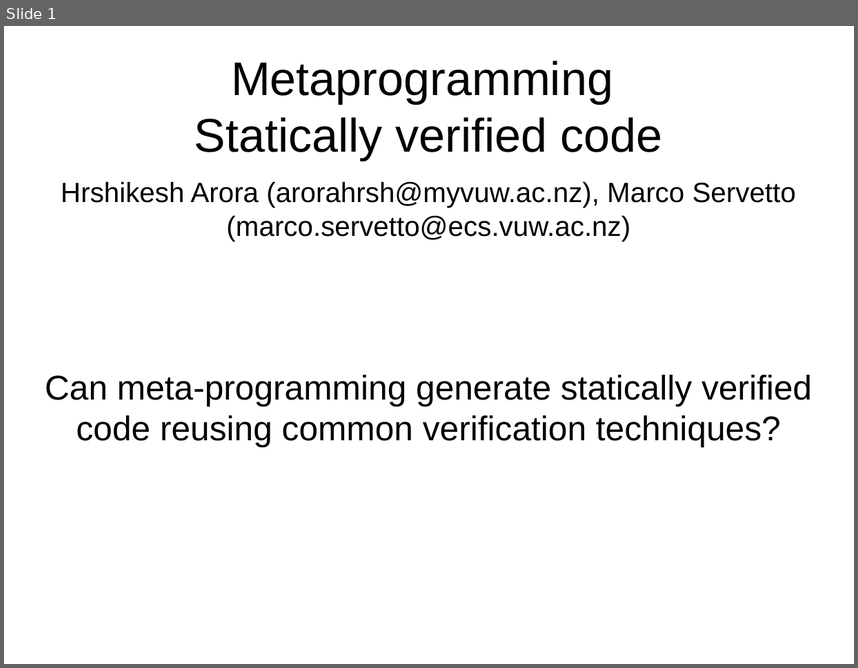
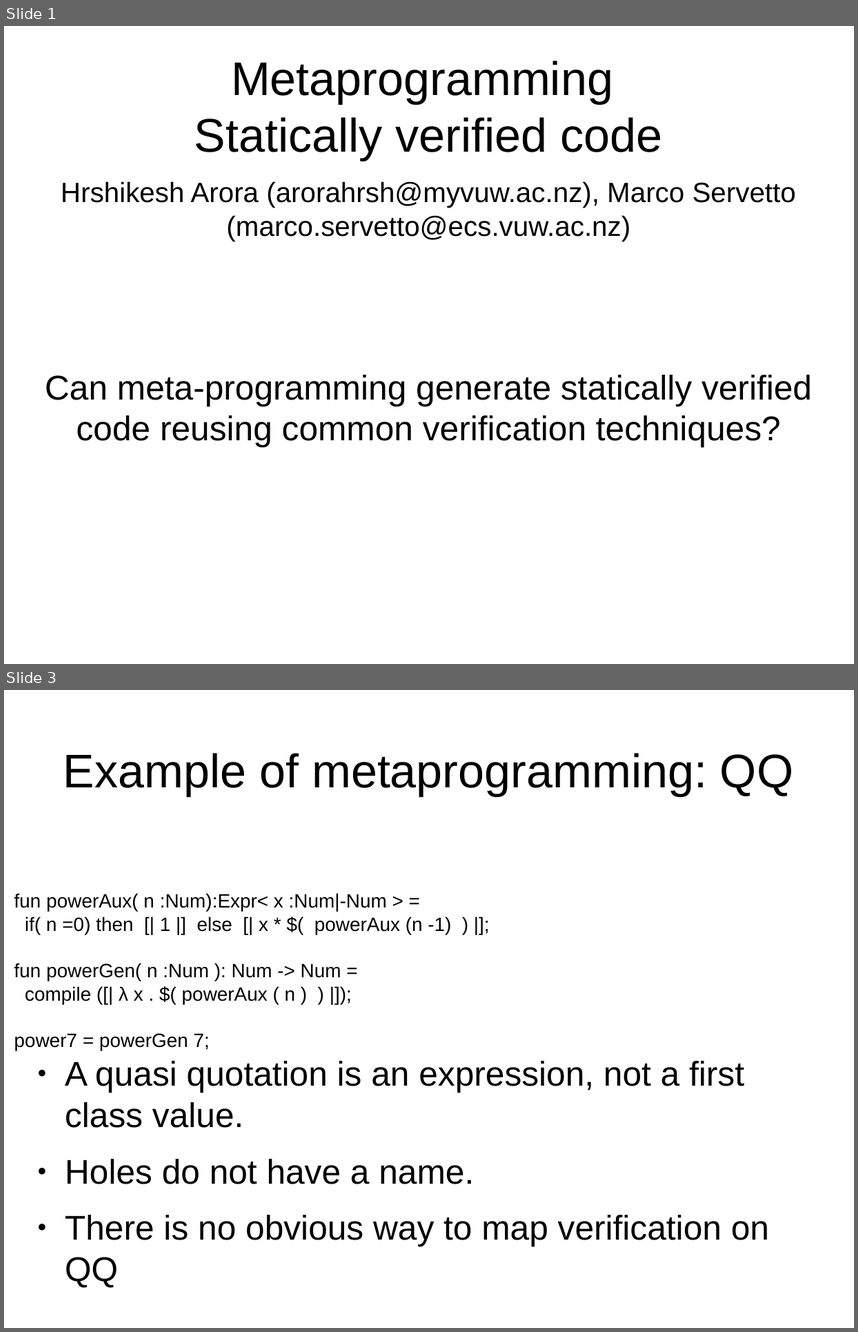
Before and after one commit to ElvisResearchGroup/L42, a slide deck: Main/papers/Sapling2/Slides.odp. Shown one above the other, each under a label of ours: slide 1 before the commit, slides 1 and 3 after it; the slides between them are not shown. The pictures are 858x668 and 858x1332 pixels, drawn with LibreOffice and Linux fonts; fonts in the diff are those of the drawing. Boxes give left, top, right and bottom in pixels: in the first picture for what was removed or moved away, otherwise in the second. Text is boxed around its words. In the diff, an @@ line names an element or a change of style, - is before the commit and + after.

```diff
--- a/Main/papers/Sapling2/Slides.odp
+++ b/Main/papers/Sapling2/Slides.odp
@@ slide 3 added at bbox=[4, 690, 854, 1328], background #FFFFFF @@
@@ title added at bbox=[63, 753, 793, 796], 44 pt, text #000000 @@
+Example of metaprogramming: QQ
@@ text added at bbox=[14, 893, 451, 1050], 18 pt, text #000000 @@
+fun powerAux( n :Num):Expr< x :Num|-Num > =
+if( n =0) then [| 1 |] else [| x * $( powerAux (n -1) ) |];
+fun powerGen( n :Num ): Num -> Num =
+compile ([| λ x . $( powerAux ( n ) ) |]);
+power7 = powerGen 7;
@@ text added at bbox=[65, 1061, 769, 1287], 32 pt, text #000000 @@
+● A quasi quotation is an expression, not a first class value.
+● Holes do not have a name.
+● There is no obvious way to map verification on QQ
```
Also in this commit, not shown: 4 other slides added, 25 other files.
